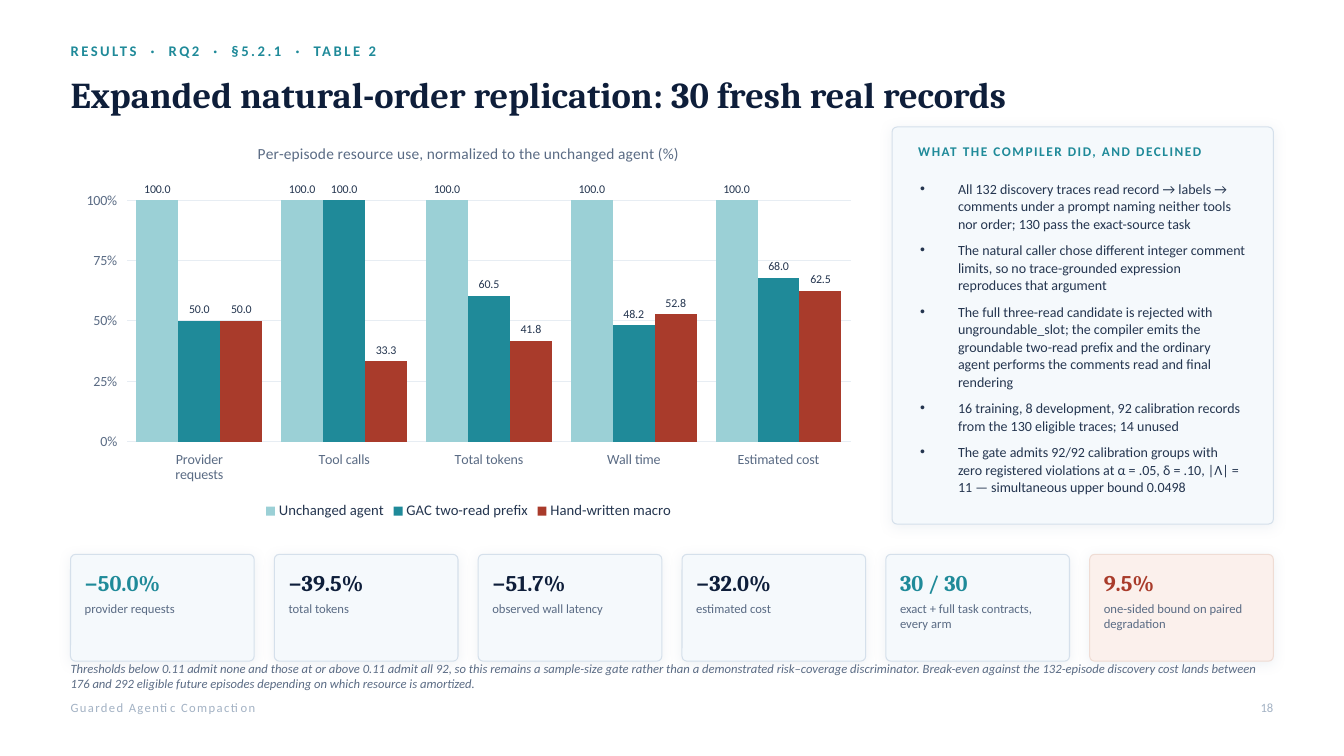
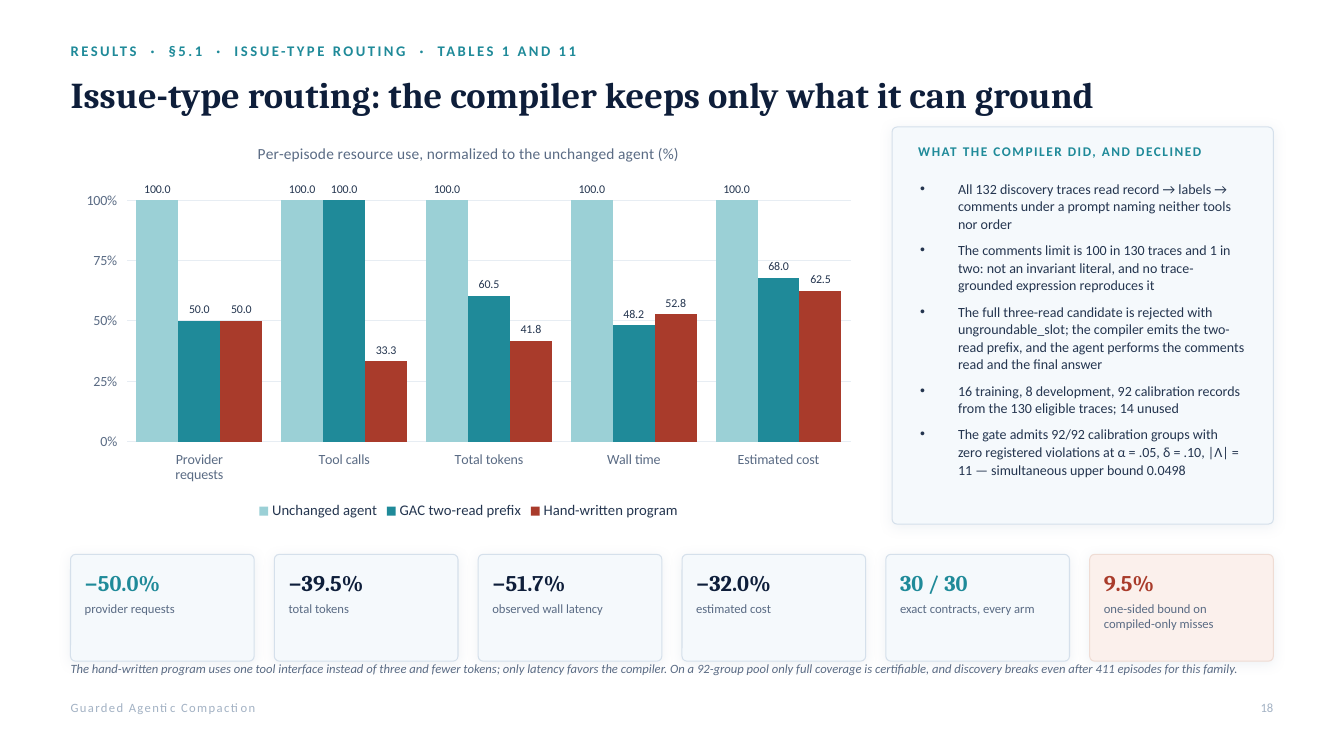
Before and after one commit to rrahimi-uci/guarded-agentic-compaction, a slide deck: slide 18 of paper/slides/GAC-seminar.pptx. Drawn at 1344x756 pixels with LibreOffice and Linux fonts; fonts in the diff are those of the drawing. Boxes give left, top, right and bottom in pixels: in the first picture for what was removed or moved away, otherwise in the second. Text is boxed around its words. In the diff, an @@ line names an element or a change of style, - is before the commit and + after.

```diff
--- a/paper/slides/GAC-seminar.pptx
+++ b/paper/slides/GAC-seminar.pptx
@@ text at box(178, 46, 509, 56): text changed @@
-RESULTS · RQ2 · §5.2.1 · TABLE 2
+RESULTS · §5.1 · ISSUE-TYPE ROUTING · TABLES 1 AND 11
@@ text at box(71, 82, 1094, 116): text changed @@
-Expanded natural-order replication: 30 fresh real records
+Issue-type routing: the compiler keeps only what it can ground
@@ column chart at box(71, 127, 867, 524) @@
-Hand-written macro: 50, 33.3, 41.8, 52.8, 62.5
+Hand-written program: 50, 33.3, 41.8, 52.8, 62.5
@@ text at box(958, 184, 1245, 369): text changed @@
-• All 132 discovery traces read record → labels → comments under a prompt naming neither tools nor order; 130 pass the exact-source task
-• The natural caller chose different integer comment limits, so no trace-grounded expression reproduces that argument
-• The full three-read candidate is rejected with ungroundable_slot; the compiler emits the groundable two-read prefix and the ordinary agent performs the comments read and final rendering
+• All 132 discovery traces read record → labels → comments under a prompt naming neither tools nor order
+• The comments limit is 100 in 130 traces and 1 in two: not an invariant literal, and no trace-grounded expression reproduces it
+• The full three-read candidate is rejected with ungroundable_slot; the compiler emits the two-read prefix, and the agent performs the comments read and the final answer
@@ text at box(900, 605, 1034, 615): text changed @@
-exact + full task contracts, every arm
+exact contracts, every arm
@@ text at box(1104, 604, 1214, 630): text changed @@
-one-sided bound on paired degradation
+one-sided bound on compiled-only misses
@@ text at box(71, 664, 1237, 675): text changed @@
-Thresholds below 0.11 admit none and those at or above 0.11 admit all 92, so this remains a sample-size gate rather than a demonstrated risk–coverage discriminator. Break-even against the 132-episode discovery cost lands between 176 and 292 eligible future episodes depending on which resource is amortized.
+The hand-written program uses one tool interface instead of three and fewer tokens; only latency favors the compiler. On a 92-group pool only full coverage is certifiable, and discovery breaks even after 411 episodes for this family.
```
Also in this commit, not shown: 20 other slides changed, 2 slides added, 1 slide removed, 15 other files.
